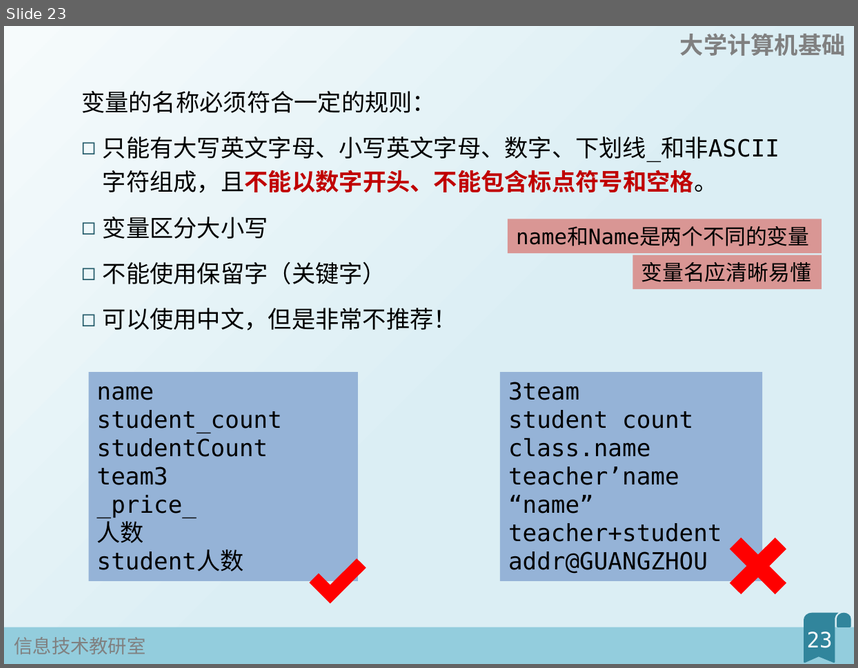
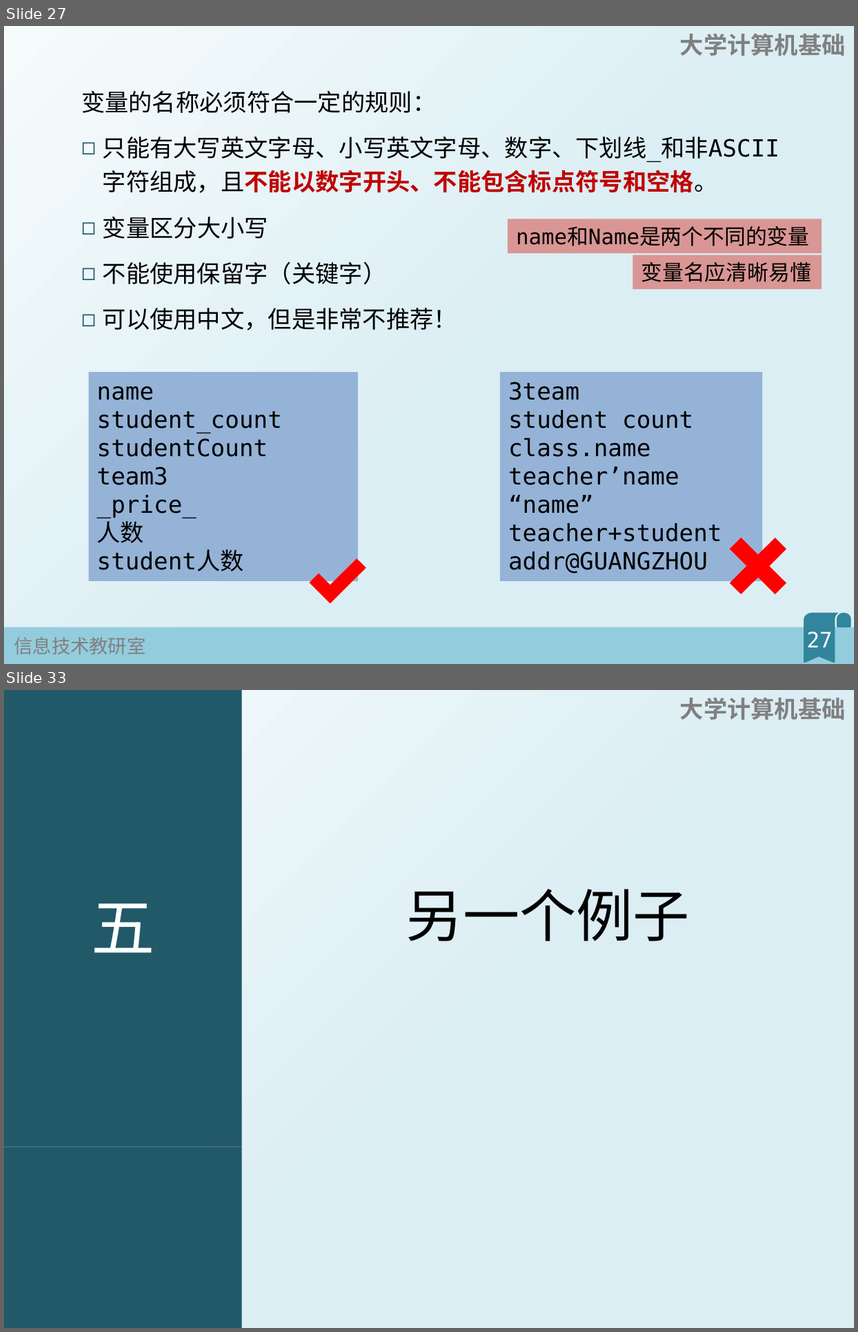
Before and after one commit to fjzfmxd/-, a slide deck: 1Python基本元素/幻灯片.pptx. Shown one above the other, each under a label of ours: slide 23 before the commit, slides 27 and 33 after it; the slides between them are not shown. The pictures are 858x668 and 858x1332 pixels, drawn with LibreOffice and Linux fonts; fonts in the diff are those of the drawing. Boxes give left, top, right and bottom in pixels: in the first picture for what was removed or moved away, otherwise in the second. Text is boxed around its words. In the diff, an @@ line names an element or a change of style, - is before the commit and + after.

```diff
--- a/1Python基本元素/幻灯片.pptx
+++ b/1Python基本元素/幻灯片.pptx
@@ slide 33 added at [4,690,854,1328], background gradient #F6FBFC to #DBEEF4; not listed: 1 template element that a slide beside it also shows @@
@@ text added at [4,690,242,1147], fill #215968, 54 pt, text #FFFFFF @@
+五
@@ title added at [406,889,690,941], 48 pt, text #000000 @@
+另一个例子
@@ rectangle added at [4,1147,242,1328], fill #215968 @@
@@ what was slide 23 is now slide 27 @@
@@ page number at [807,631,833,647]: text changed @@
-23
+27
```
Also in this commit, not shown: 11 slides changed, 6 other slides added, 2 slides removed, 5 other files.
